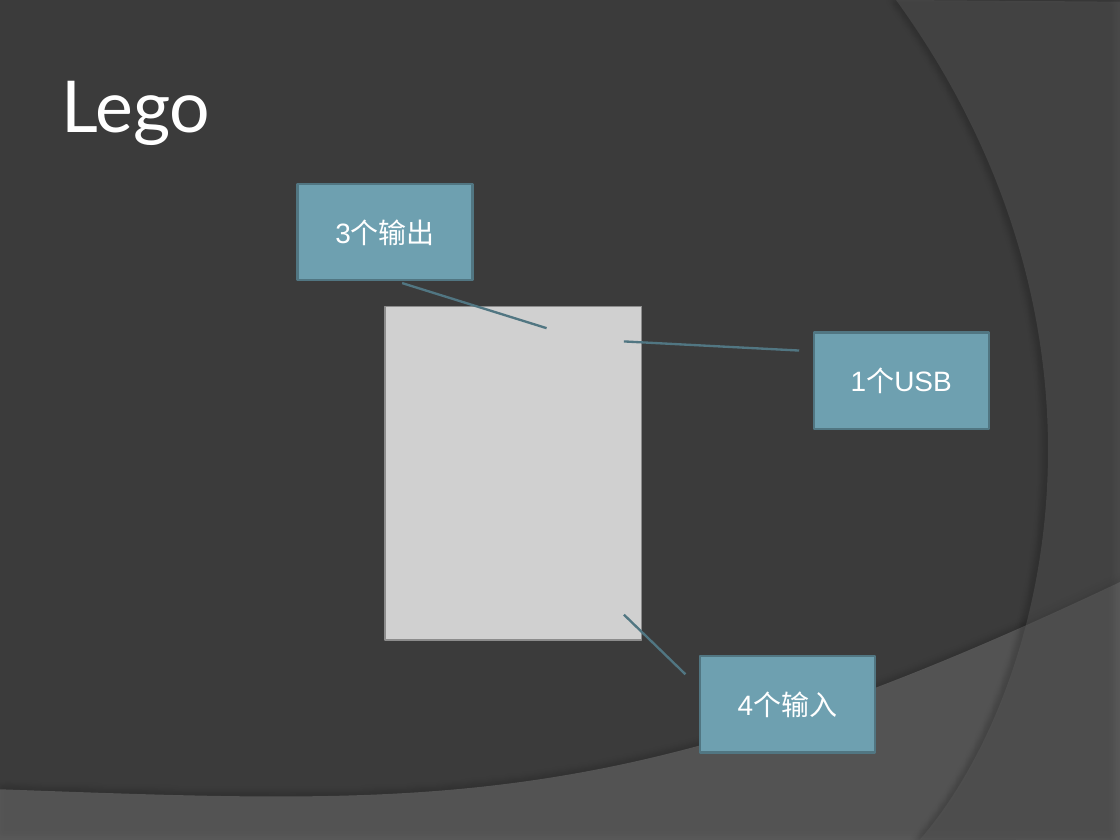
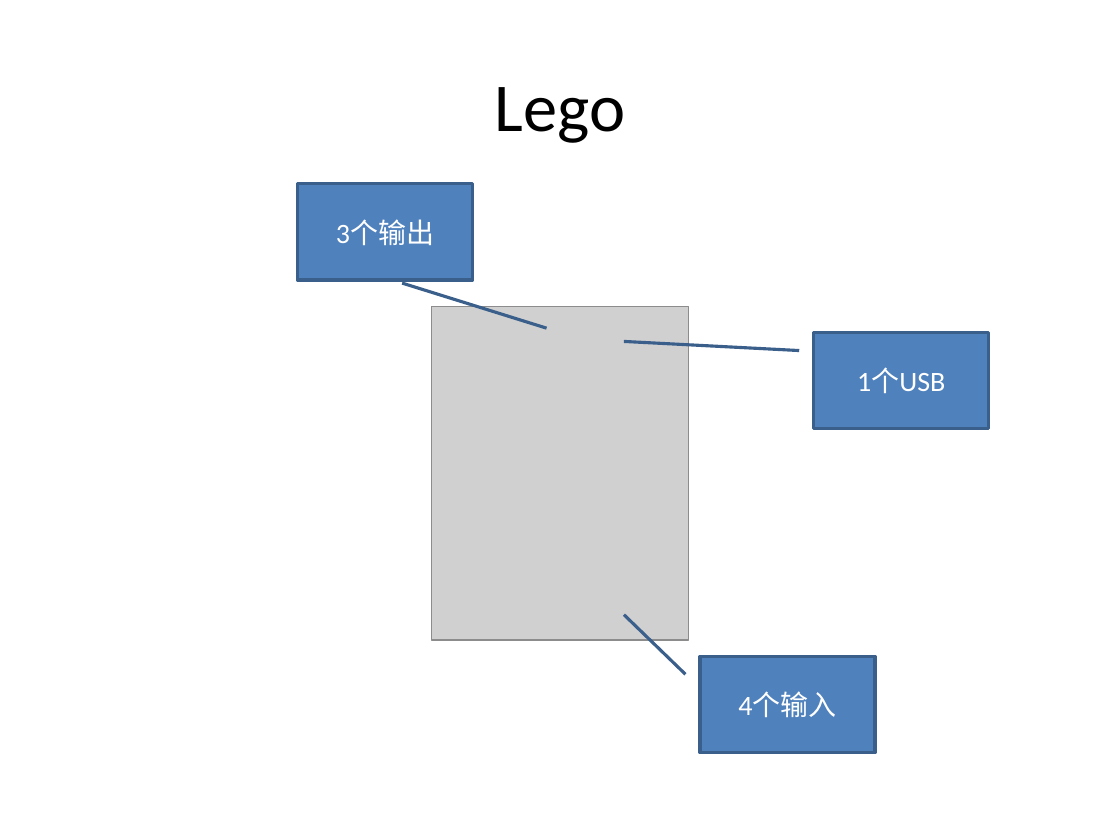
Before and after one commit to lanwan/luabot, a slide deck: slide 8 of doc/design/luabot design.pptx (slide 6 before the commit). Drawn at 1120x840 pixels with LibreOffice and Linux fonts; fonts in the diff are those of the drawing; grey boxes stand for pictures. Boxes give left, top, right and bottom in pixels: in the first picture for what was removed or moved away, otherwise in the second. Text is boxed around its words. In the diff, an @@ line names an element or a change of style, - is before the commit and + after.

```diff
--- a/doc/design/luabot design.pptx
+++ b/doc/design/luabot design.pptx
@@ background #3B3B3B to #FFFFFF @@
@@ freeform shape removed at [896,0,1120,840] @@
@@ title "Lego" at [495,87,626,143]: size 46 to 44 pt, font Lato to Calibri, text colour #FFFFFF to #000000; alignment left to centre @@
@@ picture: place and size @@
-picture at [385,307,642,641]
+picture at [431,307,688,641]
@@ font Arial to Calibri; fill #6EA0B0 to #4F81BD; outline #517682 1.5 pt to #3A5F8C 2 pt in 3 elements at [700,656,875,753], [298,184,473,280], [814,333,989,429] @@
@@ freeform shape removed at [0,582,1120,840] @@
```
Also in this commit, not shown: 5 other slides changed, 3 slides added, 1 slide removed, 6 other files.
